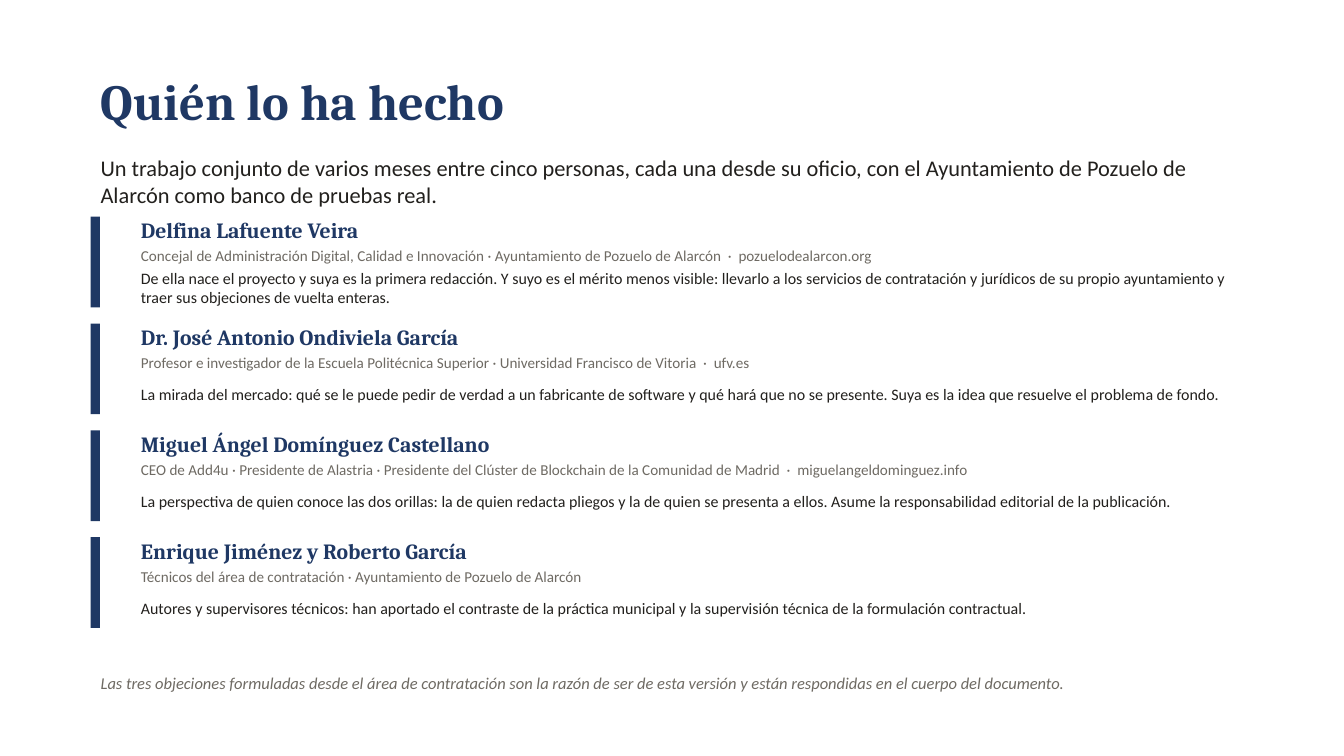
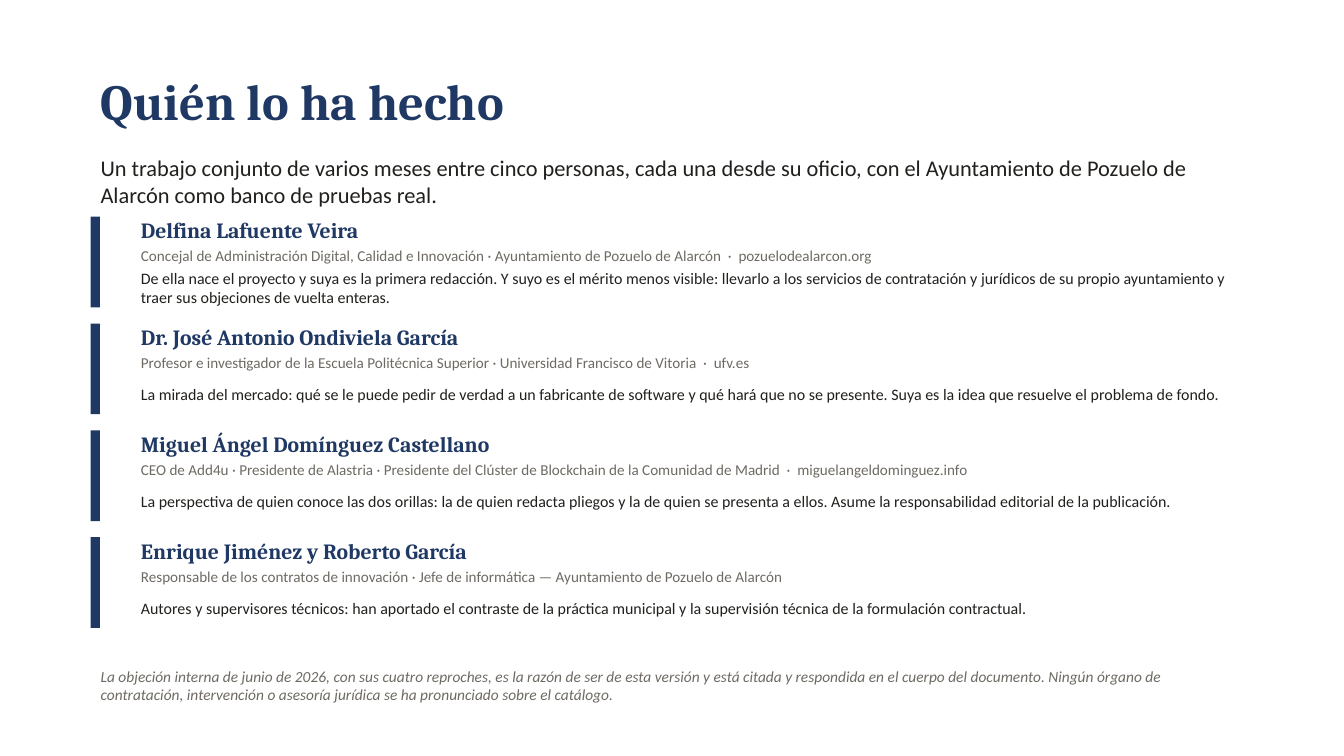
Before and after one commit to migueldadd4u/ai-clauses, a slide deck: slide 12 of docs/descargas/presentacion-ai-clauses.pptx. Drawn at 1344x756 pixels with LibreOffice and Linux fonts; fonts in the diff are those of the drawing. Boxes give left, top, right and bottom in pixels: in the first picture for what was removed or moved away, otherwise in the second. Text is boxed around its words. In the diff, an @@ line names an element or a change of style, - is before the commit and + after.

```diff
--- a/docs/descargas/presentacion-ai-clauses.pptx
+++ b/docs/descargas/presentacion-ai-clauses.pptx
@@ text at [141,571,782,585]: text changed @@
-Técnicos del área de contratación · Ayuntamiento de Pozuelo de Alarcón
+Responsable de los contratos de innovación · Jefe de informática — Ayuntamiento de Pozuelo de Alarcón
@@ text at [101,671,1160,703]: text changed; size 11.8 to 11 pt @@
-Las tres objeciones formuladas desde el área de contratación son la razón de ser de esta versión y están respondidas en el cuerpo del documento.
+La objeción interna de junio de 2026, con sus cuatro reproches, es la razón de ser de esta versión y está citada y respondida en el cuerpo del documento. Ningún órgano de contratación, intervención o asesoría jurídica se ha pronunciado sobre el catálogo.
```
Also in this commit, not shown: 3 other slides changed, 2 other files.
